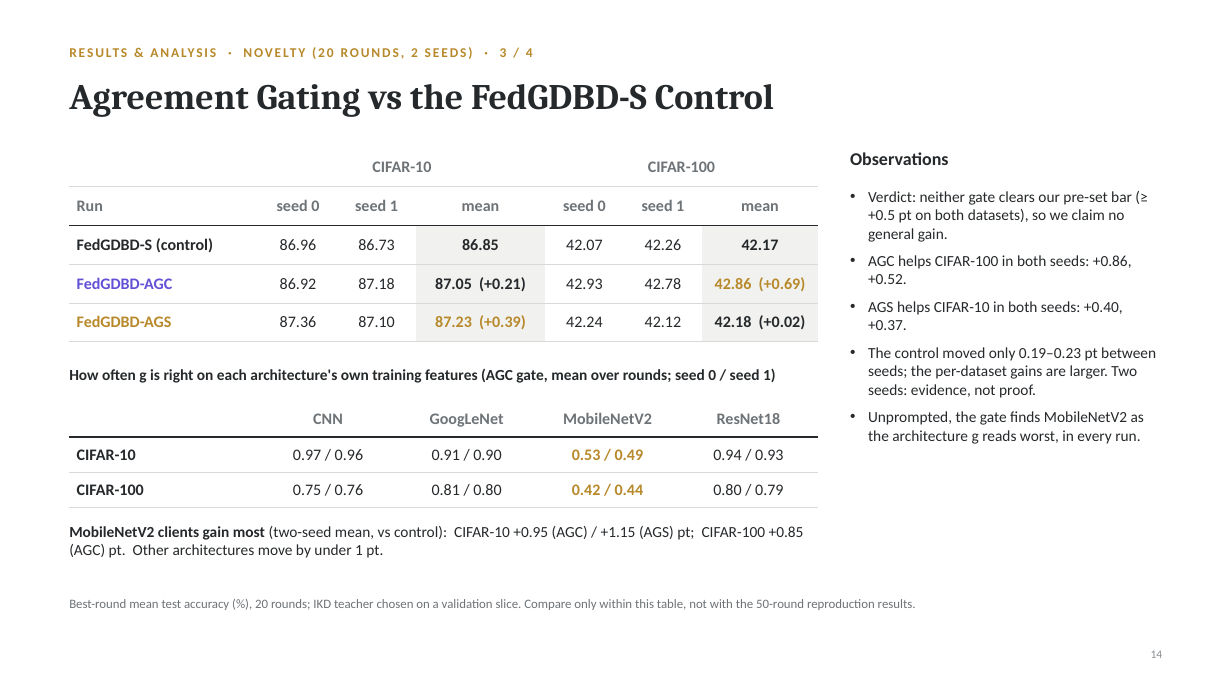
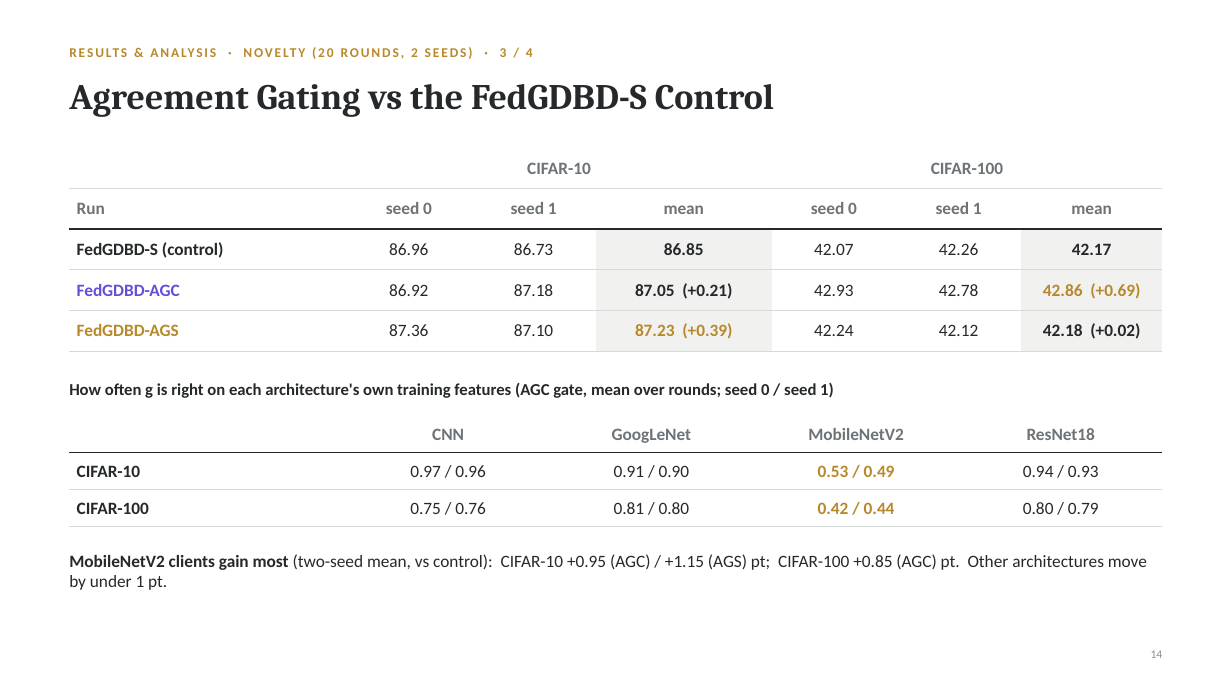
Before and after one commit to md25052007/Fed-GDBD-for-HtFL, a slide deck: slide 14 of presentation/Fed-GDBD_Final_Evaluation.pptx. Drawn at 1232x693 pixels with LibreOffice and Linux fonts; fonts in the diff are those of the drawing. Boxes give left, top, right and bottom in pixels: in the first picture for what was removed or moved away, otherwise in the second. Text is boxed around its words. In the diff, an @@ line names an element or a change of style, - is before the commit and + after.

```diff
--- a/presentation/Fed-GDBD_Final_Evaluation.pptx
+++ b/presentation/Fed-GDBD_Final_Evaluation.pptx
@@ table at <box>69,148,1163,343</box> @@
@@ size 12.5 to 13.5 pt @@
@@ table: place and size @@
-table at <box>69,148,818,333</box>
+table at <box>69,148,1163,343</box>
@@ text removed at <box>850,152,949,165</box> @@
-Observations
@@ text removed at <box>868,191,1156,444</box> @@
-• Verdict: neither gate clears our pre-set bar (≥ +0.5 pt on both datasets), so we claim no general gain.
-• AGC helps CIFAR-100 in both seeds: +0.86, +0.52.
-• AGS helps CIFAR-10 in both seeds: +0.40, +0.37.
-• The control moved only 0.19–0.23 pt between seeds; the per-dataset gains are larger. Two seeds: evidence, not proof.
-• Unprompted, the gate finds MobileNetV2 as the architecture g reads worst, in every run.
@@ text "How often g is right ...": place and size @@
-text "How often g is right ..." at <box>69,368,776,383</box>
+text "How often g is right ..." at <box>69,383,834,398</box>
@@ text "How often g is right ..." at <box>69,383,834,398</box>: size 12 to 13 pt @@
@@ table at <box>69,416,1163,518</box> @@
@@ size 12.5 to 13.5 pt @@
@@ table: place and size @@
-table at <box>69,402,818,499</box>
+table at <box>69,416,1163,518</box>
@@ text "MobileNetV2 clients gain most (two-seed ...": place and size @@
-text "MobileNetV2 clients gain most (two-seed ..." at <box>69,526,804,558</box>
+text "MobileNetV2 clients gain most (two-seed ..." at <box>69,554,1147,590</box>
@@ text "MobileNetV2 clients gain most (two-seed ..." at <box>69,554,1147,590</box>: size 12 to 13.5 pt @@
@@ text removed at <box>69,599,916,610</box> @@
-Best-round mean test accuracy (%), 20 rounds; IKD teacher chosen on a validation slice. Compare only within this table, not with the 50-round reproduction results.
```
Also in this commit, not shown: 12 other slides changed, 9 other files.
